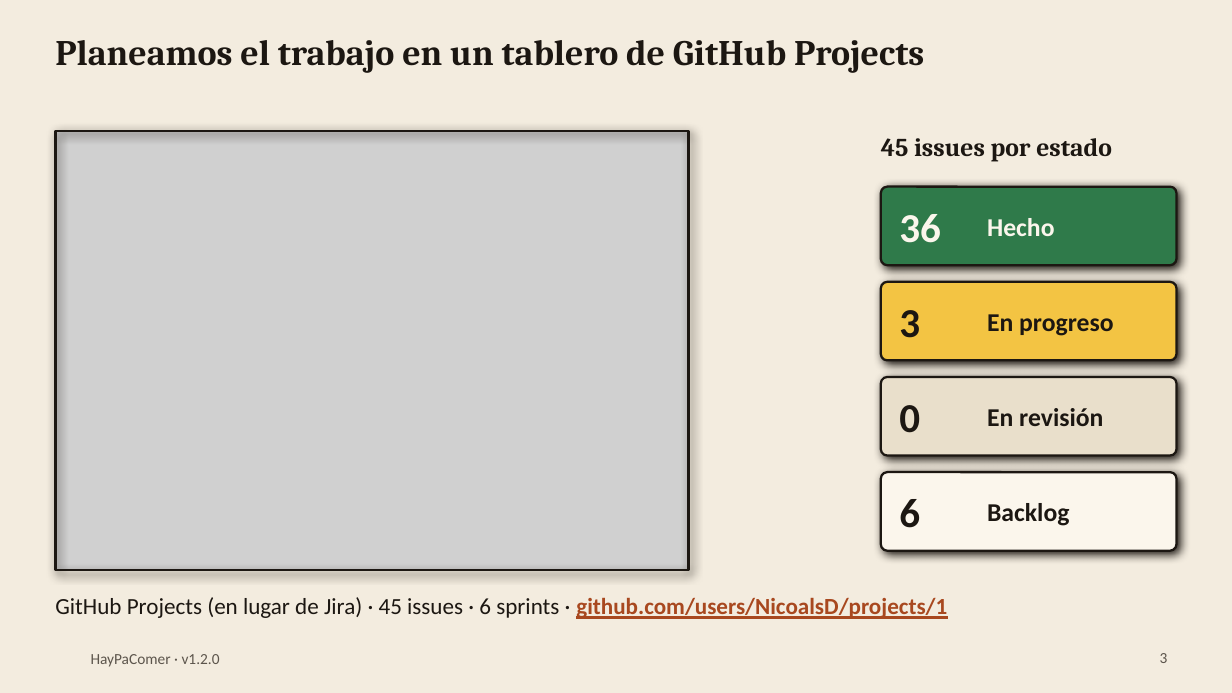
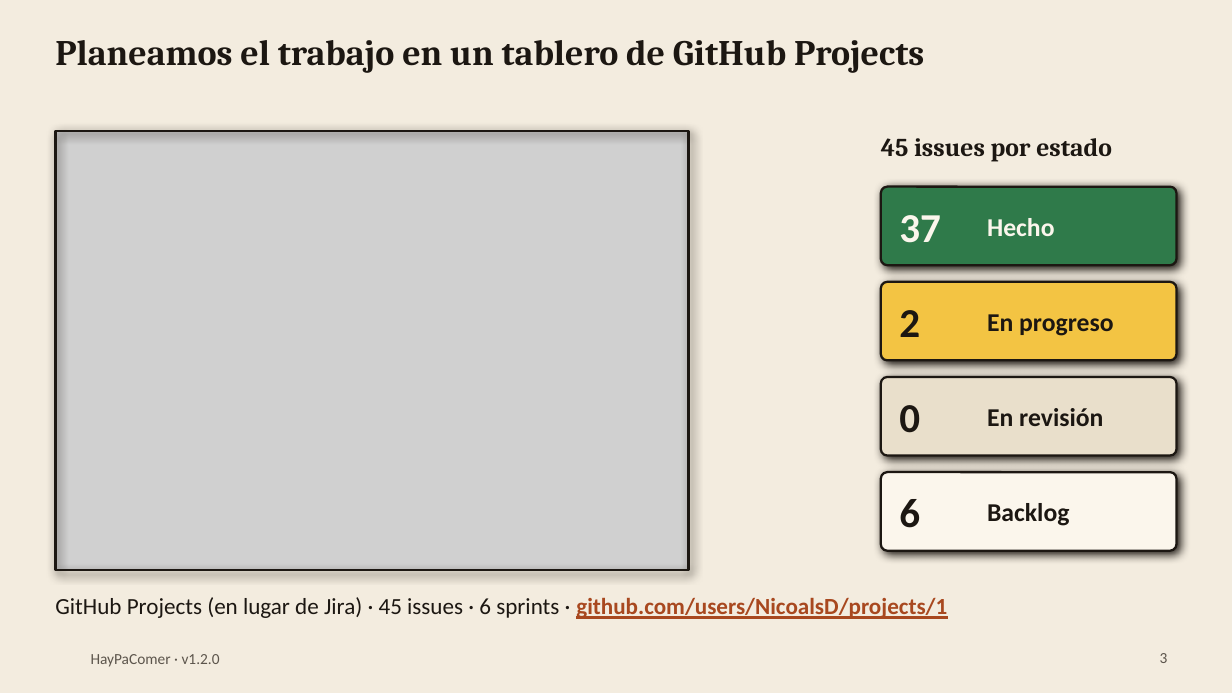
Before and after one commit to NicoalsD/HayPaComer-docs, a slide deck: slide 3 of presentacion/HayPaComer - Presentacion.pptx. Drawn at 1232x693 pixels with LibreOffice and Linux fonts; fonts in the diff are those of the drawing; grey boxes stand for pictures; background and template pictures are left out. Boxes give left, top, right and bottom in pixels: in the first picture for what was removed or moved away, otherwise in the second. Text is boxed around its words. In the diff, an @@ line names an element or a change of style, - is before the commit and + after.

```diff
--- a/presentacion/HayPaComer - Presentacion.pptx
+++ b/presentacion/HayPaComer - Presentacion.pptx
@@ text at [899, 215, 941, 243]: text changed @@
-36
+37
@@ text at [899, 310, 920, 337]: text changed @@
-3
+2
```
Also in this commit, not shown: 2 other slides changed, 8 other files.
